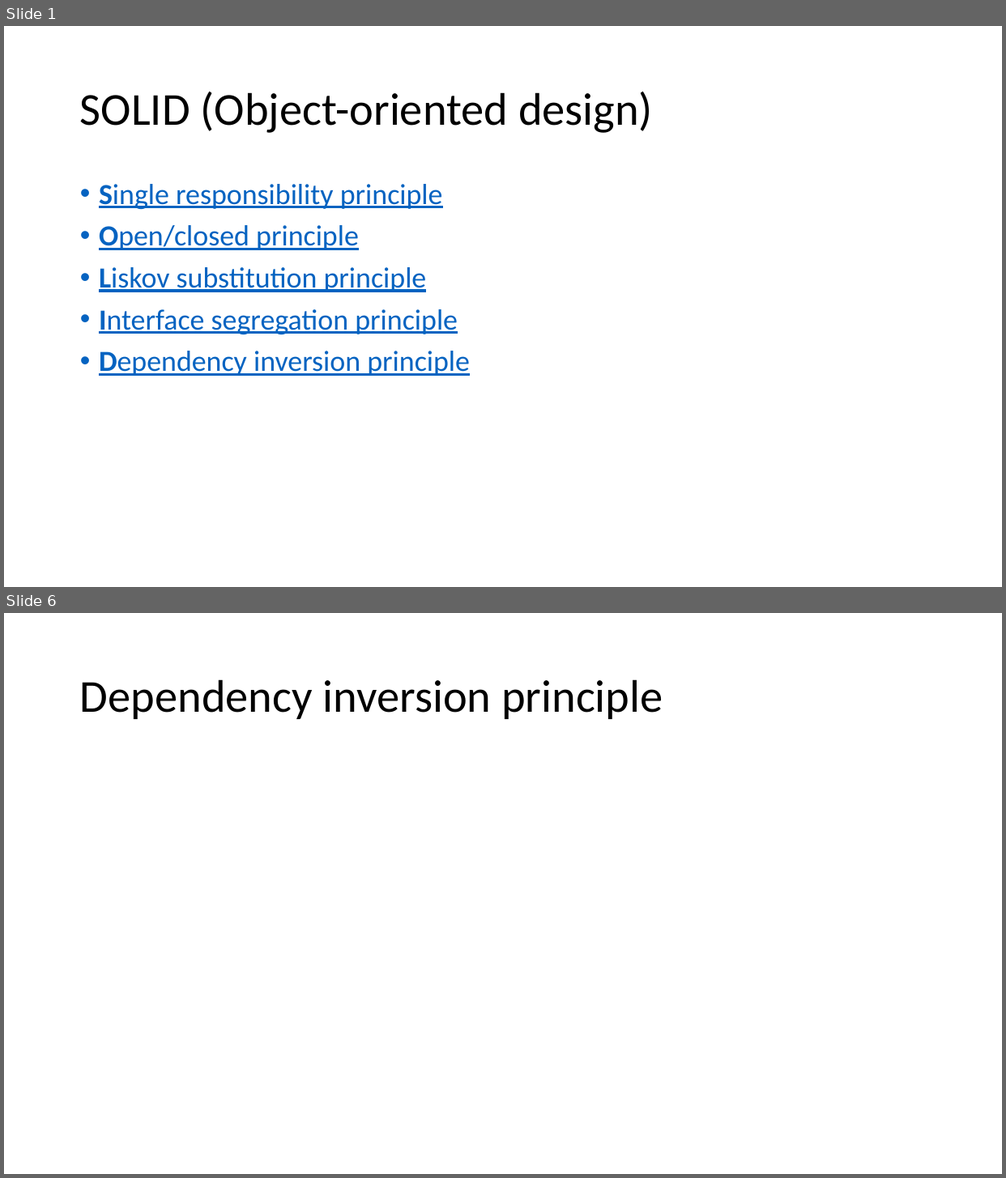
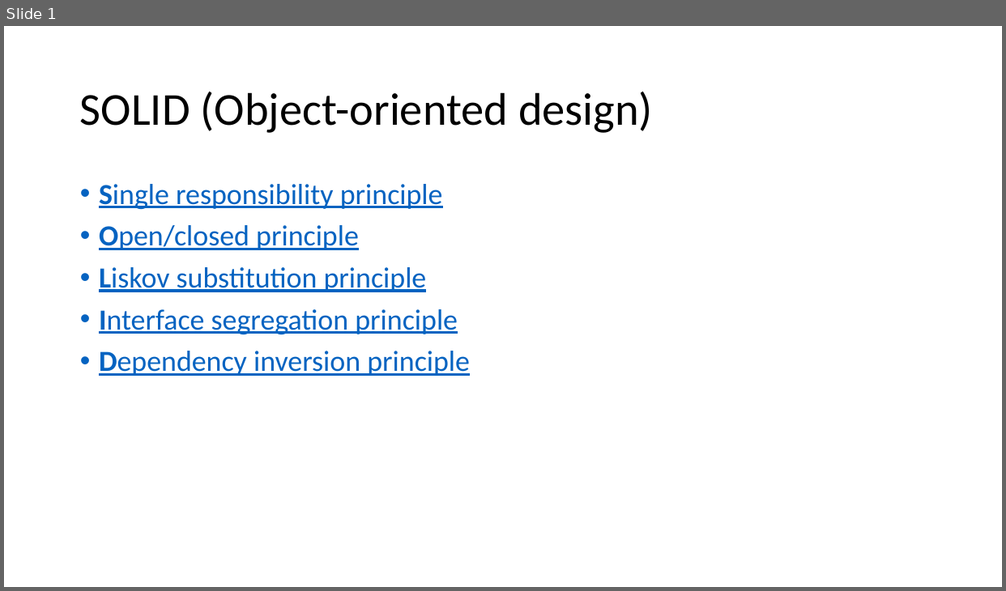
Before and after one commit to ncguy2/MOD003263, a slide deck: docs/Binaries/SO (Object-oriented design).pptx. Shown one above the other, each under a label of ours: slides 1 and 6 before the commit, slide 1 after it; the slides between them are not shown. The pictures are 1006x1178 and 1006x591 pixels, drawn with LibreOffice and Linux fonts; fonts in the diff are those of the drawing. Boxes give left, top, right and bottom in pixels: in the first picture for what was removed or moved away, otherwise in the second. Text is boxed around its words. In the diff, an @@ line names an element or a change of style, - is before the commit and + after.

```diff
--- a/docs/Binaries/SO (Object-oriented design).pptx
+++ b/docs/Binaries/SO (Object-oriented design).pptx
@@ slide 6 removed at (x1=4, y1=613, x2=1002, y2=1174), background #FFFFFF @@
@@ title removed at (x1=80, y1=679, x2=663, y2=719) @@
-Dependency inversion principle
```
Also in this commit, not shown: 2 slides changed, 2 other slides removed, 2 other files.
